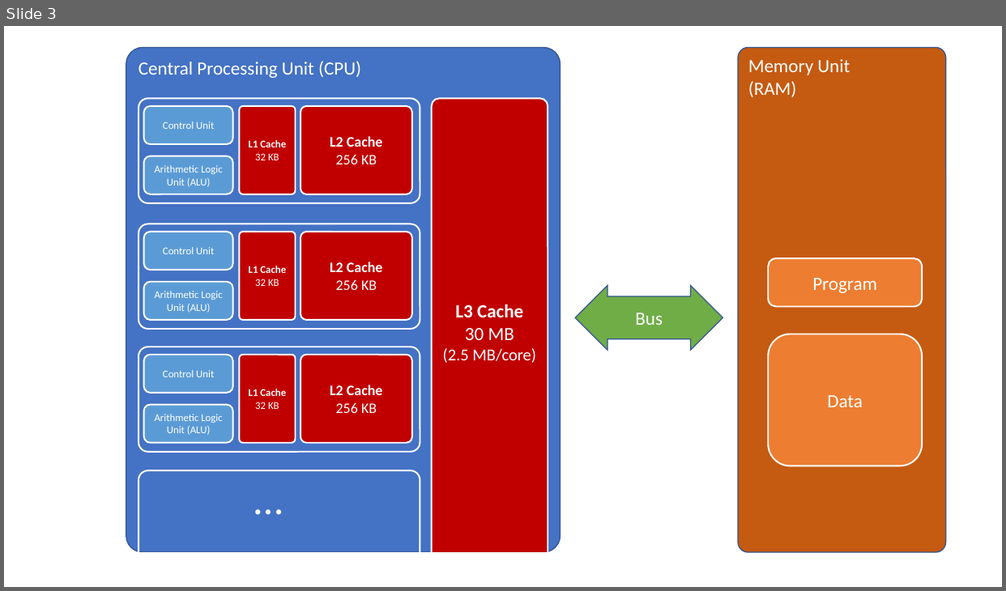
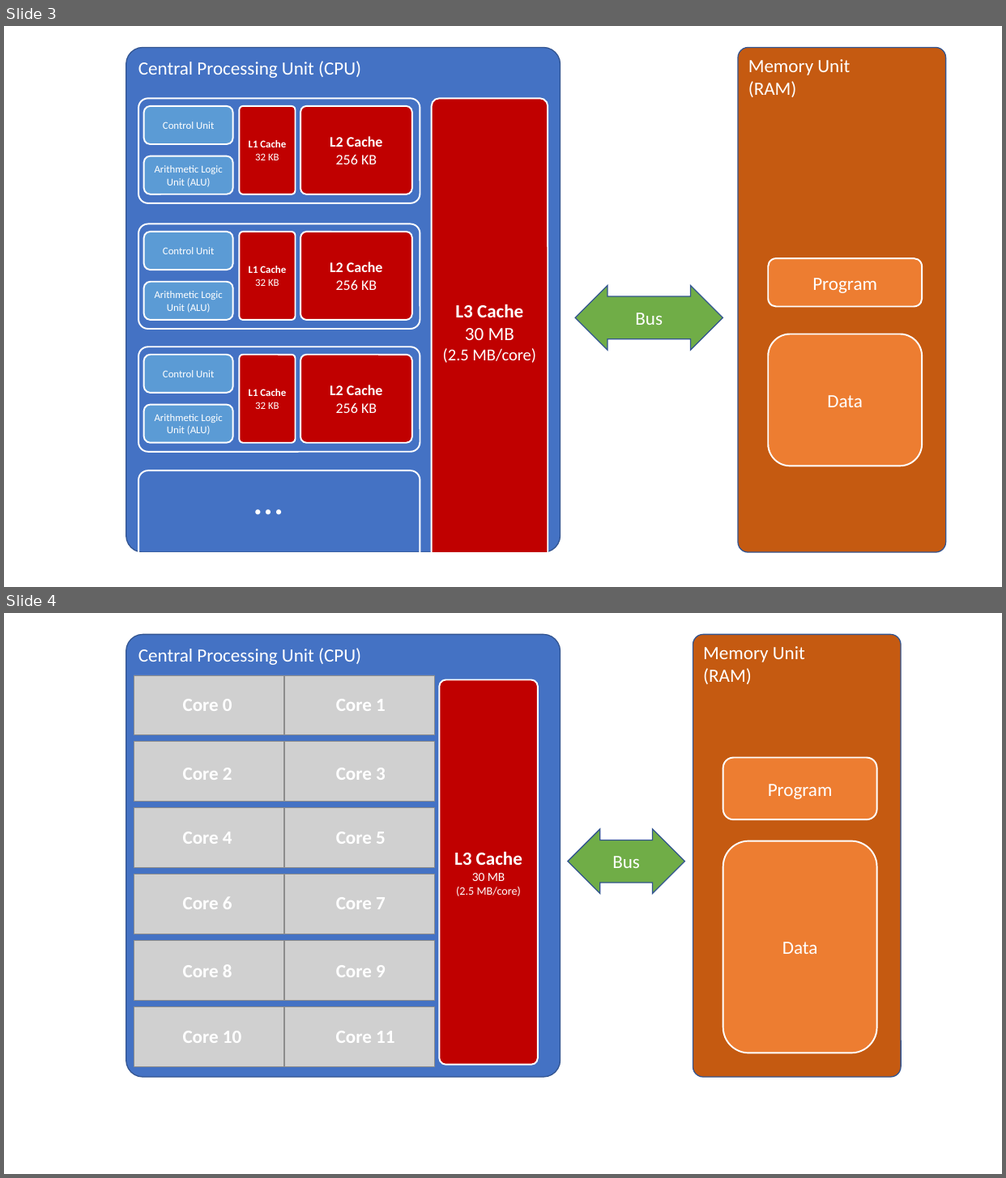
Before and after one commit to ofuhrer/HPC4WC, a slide deck: day1/img/memory_architectures.pptx. Shown one above the other, each under a label of ours: slide 3 before the commit, slides 3 and 4 after it. The pictures are 1006x591 and 1006x1178 pixels, drawn with LibreOffice and Linux fonts; fonts in the diff are those of the drawing; grey boxes stand for pictures. Boxes give left, top, right and bottom in pixels: in the first picture for what was removed or moved away, otherwise in the second. Text is boxed around its words. In the diff, an @@ line names an element or a change of style, - is before the commit and + after.

```diff
--- a/day1/img/memory_architectures.pptx
+++ b/day1/img/memory_architectures.pptx
@@ slide 4 added at (x1=4, y1=613, x2=1002, y2=1174), background #FFFFFF @@
@@ rounded rectangle added at (x1=126, y1=635, x2=560, y2=1078), fill #4472C4, outline #325491 1 pt, 18 pt, text #FFFFFF @@
+Central Processing Unit (CPU)
@@ rounded rectangle added at (x1=692, y1=635, x2=901, y2=1078), fill #C55A11, outline #325491 1 pt, 18 pt, text #FFFFFF @@
+Memory Unit
+(RAM)
@@ picture added at (x1=134, y1=675, x2=285, y2=735) @@
@@ picture added at (x1=285, y1=675, x2=435, y2=735) @@
@@ rounded rectangle added at (x1=440, y1=679, x2=539, y2=1064), fill #C00000, outline #FFFFFF 1.5 pt, 11 pt, text #FFFFFF @@
+L3 Cache
+30 MB
+(2.5 MB/core)
@@ text added at (x1=183, y1=699, x2=232, y2=711), 18 pt, text #FFFFFF, bold @@
+Core 0
@@ text added at (x1=336, y1=699, x2=386, y2=711), 18 pt, text #FFFFFF, bold @@
+Core 1
@@ picture added at (x1=134, y1=742, x2=285, y2=802) @@
@@ picture added at (x1=285, y1=742, x2=435, y2=802) @@
@@ rounded rectangle added at (x1=723, y1=757, x2=878, y2=820), fill #ED7D31, outline #FFFFFF 1.5 pt, 18 pt, text #FFFFFF @@
+Program
@@ text added at (x1=183, y1=768, x2=232, y2=780), 18 pt, text #FFFFFF, bold @@
+Core 2
@@ text added at (x1=336, y1=768, x2=386, y2=780), 18 pt, text #FFFFFF, bold @@
+Core 3
@@ picture added at (x1=134, y1=808, x2=285, y2=868) @@
@@ picture added at (x1=285, y1=808, x2=435, y2=868) @@
@@ left right arrow added at (x1=568, y1=829, x2=684, y2=894), fill #70AD47, outline #325491 1 pt, 18 pt, text #FFFFFF @@
+Bus
@@ text added at (x1=183, y1=832, x2=232, y2=844), 18 pt, text #FFFFFF, bold @@
+Core 4
@@ text added at (x1=336, y1=832, x2=386, y2=844), 18 pt, text #FFFFFF, bold @@
+Core 5
@@ rounded rectangle added at (x1=723, y1=841, x2=878, y2=1053), fill #ED7D31, outline #FFFFFF 1.5 pt, 18 pt, text #FFFFFF @@
+Data
@@ picture added at (x1=134, y1=875, x2=285, y2=934) @@
@@ picture added at (x1=285, y1=875, x2=435, y2=934) @@
@@ text added at (x1=183, y1=897, x2=232, y2=909), 18 pt, text #FFFFFF, bold @@
+Core 6
@@ text added at (x1=336, y1=897, x2=386, y2=909), 18 pt, text #FFFFFF, bold @@
+Core 7
@@ picture added at (x1=134, y1=941, x2=285, y2=1001) @@
@@ picture added at (x1=285, y1=941, x2=435, y2=1001) @@
@@ text added at (x1=183, y1=965, x2=232, y2=977), 18 pt, text #FFFFFF, bold @@
+Core 8
@@ text added at (x1=336, y1=965, x2=386, y2=977), 18 pt, text #FFFFFF, bold @@
+Core 9
@@ picture added at (x1=134, y1=1007, x2=285, y2=1067) @@
@@ picture added at (x1=285, y1=1007, x2=435, y2=1067) @@
@@ text added at (x1=183, y1=1031, x2=241, y2=1043), 18 pt, text #FFFFFF, bold @@
+Core 10
@@ text added at (x1=336, y1=1031, x2=394, y2=1043), 18 pt, text #FFFFFF, bold @@
+Core 11
```
Also in this commit, not shown: 1 other slide added.
